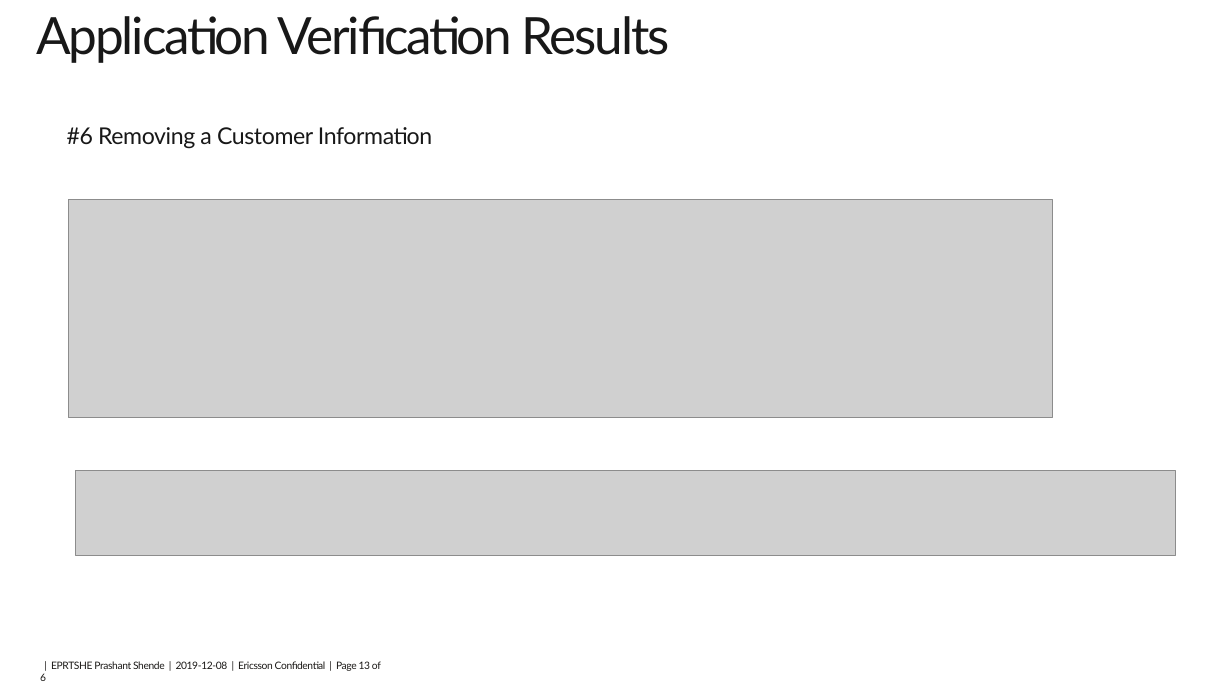
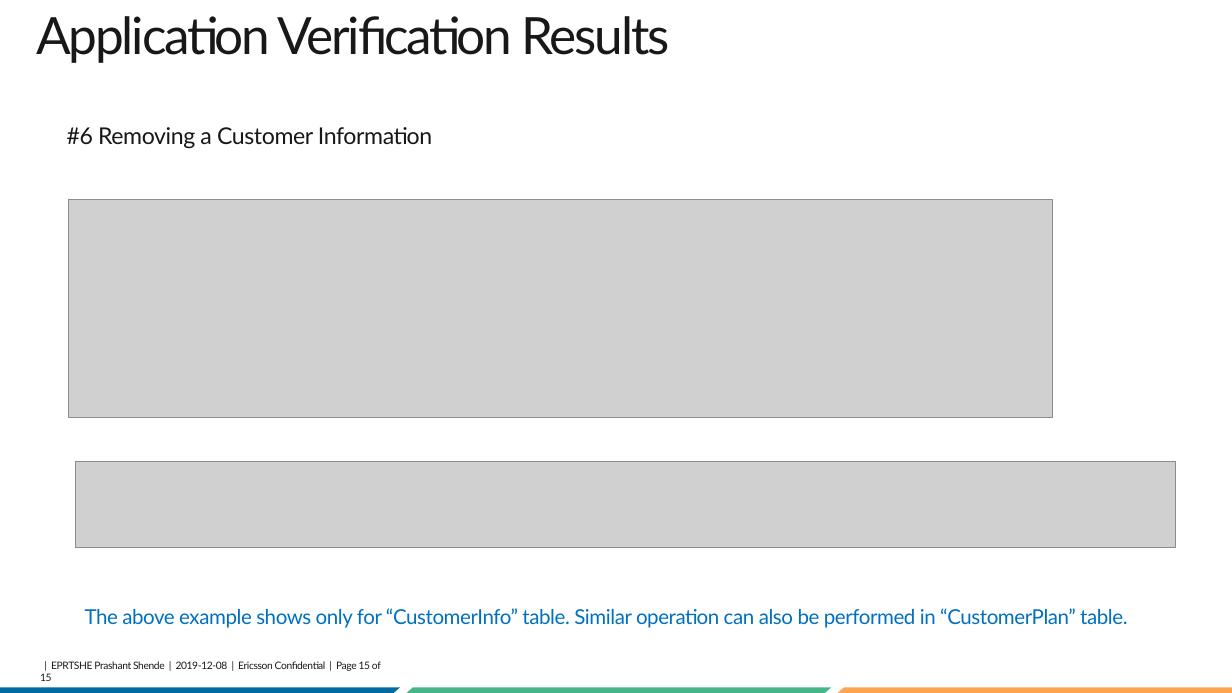
Before and after one commit to Subzzy/subhayuRepository, a slide deck: slide 15 of BC_1.pptx (slide 13 before the commit). Drawn at 1232x693 pixels with LibreOffice and Linux fonts; fonts in the diff are those of the drawing; grey boxes stand for pictures; background and template pictures are left out. Boxes give left, top, right and bottom in pixels: in the first picture for what was removed or moved away, otherwise in the second. Text is boxed around its words. In the diff, an @@ line names an element or a change of style, - is before the commit and + after.

```diff
--- a/BC_1.pptx
+++ b/BC_1.pptx
@@ picture: place and size @@
-picture at box(76, 470, 1176, 556)
+picture at box(76, 462, 1176, 548)
@@ text added at box(85, 608, 1127, 628), 16 pt, text #0070C0 @@
+The above example shows only for “CustomerInfo” table. Similar operation can also be performed in “CustomerPlan” table.
@@ parallelogram added at box(0, 688, 400, 693), fill #016AA3 @@
@@ text at box(40, 661, 381, 681): text changed @@
-| EPRTSHE Prashant Shende | 2019-12-08 | Ericsson Confidential | Page 13 of 6
+| EPRTSHE Prashant Shende | 2019-12-08 | Ericsson Confidential | Page 15 of 15
@@ parallelogram added at box(400, 688, 832, 693), fill #46B688 @@
@@ parallelogram added at box(832, 688, 1232, 693), fill #FEA34F @@
```
Also in this commit, not shown: 11 other slides changed, 3 slides added.
